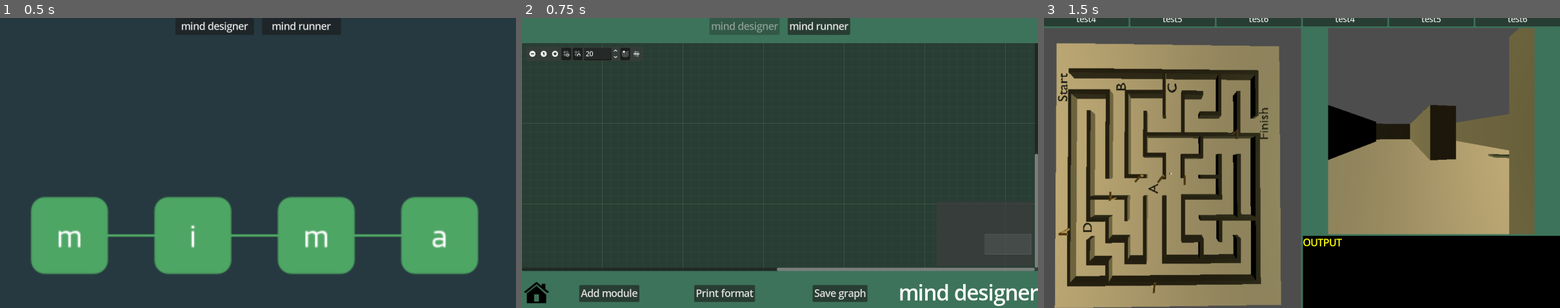
Above: before the commit, frames 1-3 (left to right).
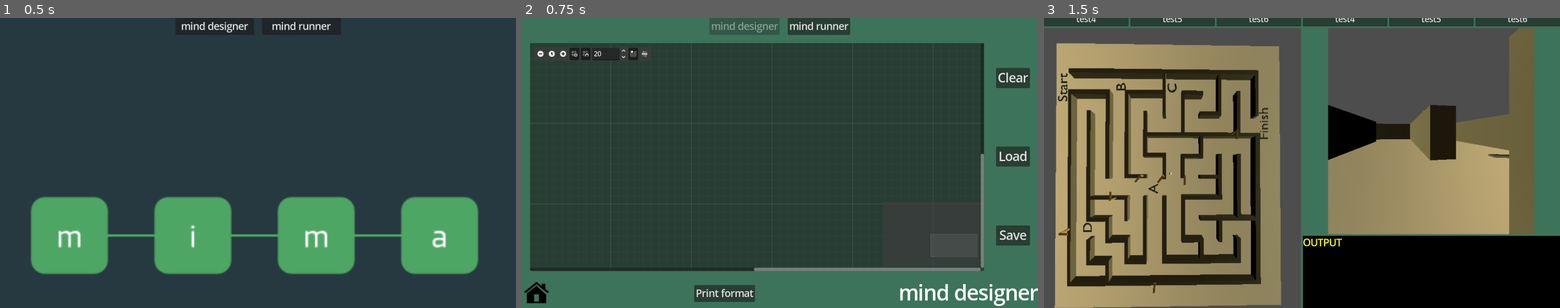
Above: after the commit, the same moments.

Repository: mimavox/mimaclient
Game: Godot game, scene res://screens/main.tscn
Same seed, same stepped clock (60 frames per second), same inputs: the game is played once before the commit and once after it.
Inputs:
- Up to frame 1 (0.5 s): no input
- Up to frame 2 (0.75 s): click "mind designer" at 0.5 s
- Up to frame 3 (1.5 s): click "mind runner" at 1.25 s

Frame 1 is identical in both runs. In frame 2, 11% of the frame differs, in the area x 0-100%, y 8-98%; in frame 3, nothing differs.

Commit message:
new layout

Diff:
--- a/screens/designer/designer.gd
+++ b/screens/designer/designer.gd
@@ -27,8 +27,32 @@
 	return graph_nodes
 
 
-func _on_new_btn_pressed() -> void:
 
+
+
+func _on_print_btn_pressed() -> void:
+	# List:
+	var nodes = get_all_graph_nodes()
+	print(JSON.stringify(nodes))
+	print(globals.graphedit_to_networkx("graph"))
+	print(globals.networkx_to_graphedit("net"))
+
+	var edges = graph.get_connection_list()
+	print(JSON.stringify(edges))
+
+
+func _on_btn_clear_pressed() -> void:
+	pass # Replace with function body.
+
+
+func _on_btn_load_pressed() -> void:
+	pass # Replace with function body.
+
+
+func _on_btn_save_pressed() -> void:
+	pass # Replace with function body.
+
+func _on_btn_add_pressed() -> void:
 	var popup = $Background/VBoxContainer/footer/PopupWindow
 	popup.open_popup()
 
@@ -64,15 +88,3 @@
 	gnode.set_slot_enabled_right(0, true)
 
 	graph.add_child(gnode)
-
-
-
-func _on_print_btn_pressed() -> void:
-	# List:
-	var nodes = get_all_graph_nodes()
-	print(JSON.stringify(nodes))
-	print(globals.graphedit_to_networkx("graph"))
-	print(globals.networkx_to_graphedit("net"))
-
-	var edges = graph.get_connection_list()
-	print(JSON.stringify(edges))
--- a/screens/designer/designer.tscn
+++ b/screens/designer/designer.tscn
@@ -31,20 +31,20 @@
 grow_vertical = 2
 theme_override_constants/separation = 20
 
-[node name="navigation" type="HBoxContainer" parent="Background/VBoxContainer"]
+[node name="Navigation" type="HBoxContainer" parent="Background/VBoxContainer"]
 layout_mode = 2
 size_flags_horizontal = 4
 size_flags_vertical = 4
 theme_override_constants/separation = 20
 
-[node name="btnDesigner" type="Button" parent="Background/VBoxContainer/navigation"]
+[node name="btnDesigner" type="Button" parent="Background/VBoxContainer/Navigation"]
 layout_mode = 2
 size_flags_horizontal = 3
 theme_override_font_sizes/font_size = 24
 disabled = true
 text = "mind designer"
 
-[node name="btnRunner" type="Button" parent="Background/VBoxContainer/navigation"]
+[node name="btnRunner" type="Button" parent="Background/VBoxContainer/Navigation"]
 layout_mode = 2
 size_flags_horizontal = 3
 theme_override_font_sizes/font_size = 24
@@ -53,10 +53,42 @@
 [node name="content" type="MarginContainer" parent="Background/VBoxContainer"]
 layout_mode = 2
 size_flags_vertical = 3
-
-[node name="GraphEdit" type="GraphEdit" parent="Background/VBoxContainer/content"]
+theme_override_constants/margin_left = 20
+theme_override_constants/margin_right = 20
+
+[node name="columns" type="HBoxContainer" parent="Background/VBoxContainer/content"]
+layout_mode = 2
+theme_override_constants/separation = 30
+
+[node name="GraphEdit" type="GraphEdit" parent="Background/VBoxContainer/content/columns"]
 unique_name_in_owner = true
 layout_mode = 2
+size_flags_horizontal = 3
+scroll_offset = Vector2(-8, 0)
+
+[node name="Buttons" type="VBoxContainer" parent="Background/VBoxContainer/content/columns"]
+layout_mode = 2
+size_flags_horizontal = 0
+theme_override_constants/separation = 20
+
+[node name="btnClear" type="Button" parent="Background/VBoxContainer/content/columns/Buttons"]
+layout_mode = 2
+size_flags_vertical = 6
+theme_override_font_sizes/font_size = 30
+text = "Clear"
+
+[node name="btnLoad" type="Button" parent="Background/VBoxContainer/content/columns/Buttons"]
+layout_mode = 2
+size_flags_vertical = 6
+theme_override_font_sizes/font_size = 30
+text = "Load
+"
+
+[node name="btnSave" type="Button" parent="Background/VBoxContainer/content/columns/Buttons"]
+layout_mode = 2
+size_flags_vertical = 6
+theme_override_font_sizes/font_size = 30
+text = "Save"
 
 [node name="footer" type="HBoxContainer" parent="Background/VBoxContainer"]
 layout_mode = 2
@@ -70,26 +102,12 @@
 icon = ExtResource("2_am42k")
 flat = true
 
-[node name="newBtn" type="Button" parent="Background/VBoxContainer/footer"]
+[node name="printBtn" type="Button" parent="Background/VBoxContainer/footer"]
 layout_mode = 2
 size_flags_horizontal = 6
 size_flags_vertical = 4
 theme_override_font_sizes/font_size = 24
-text = "Add module"
-
-[node name="printBtn" type="Button" parent="Background/VBoxContainer/footer"]
-layout_mode = 2
-size_flags_horizontal = 6
-size_flags_vertical = 4
-theme_override_font_sizes/font_size = 24
 text = "Print format"
-
-[node name="btnSave" type="Button" parent="Background/VBoxContainer/footer"]
-layout_mode = 2
-size_flags_horizontal = 6
-size_flags_vertical = 4
-theme_override_font_sizes/font_size = 24
-text = "Save graph"
 
 [node name="Label" type="Label" parent="Background/VBoxContainer/footer"]
 layout_mode = 2
@@ -165,10 +183,22 @@
 theme_override_font_sizes/font_size = 24
 text = "OK"
 
-[connection signal="pressed" from="Background/VBoxContainer/navigation/btnRunner" to="." method="_on_btn_runner_pressed"]
-[connection signal="connection_request" from="Background/VBoxContainer/content/GraphEdit" to="." method="_on_graph_connection_request"]
-[connection signal="disconnection_request" from="Background/VBoxContainer/content/GraphEdit" to="." method="_on_graph_disconnection_request"]
+[node name="btnAdd" type="Button" parent="Background"]
+layout_mode = 0
+offset_left = 2312.0
+offset_top = 96.0
+offset_right = 2398.0
+offset_bottom = 188.0
+theme_override_font_sizes/font_size = 50
+text = "+"
+
+[connection signal="pressed" from="Background/VBoxContainer/Navigation/btnRunner" to="." method="_on_btn_runner_pressed"]
+[connection signal="connection_request" from="Background/VBoxContainer/content/columns/GraphEdit" to="." method="_on_graph_connection_request"]
+[connection signal="disconnection_request" from="Background/VBoxContainer/content/columns/GraphEdit" to="." method="_on_graph_disconnection_request"]
+[connection signal="pressed" from="Background/VBoxContainer/content/columns/Buttons/btnClear" to="." method="_on_btn_clear_pressed"]
+[connection signal="pressed" from="Background/VBoxContainer/content/columns/Buttons/btnLoad" to="." method="_on_btn_load_pressed"]
+[connection signal="pressed" from="Background/VBoxContainer/content/columns/Buttons/btnSave" to="." method="_on_btn_save_pressed"]
 [connection signal="pressed" from="Background/VBoxContainer/footer/btnHome" to="." method="_on_btn_home_pressed"]
-[connection signal="pressed" from="Background/VBoxContainer/footer/newBtn" to="." method="_on_new_btn_pressed"]
 [connection signal="pressed" from="Background/VBoxContainer/footer/printBtn" to="." method="_on_print_btn_pressed"]
 [connection signal="pressed" from="Background/VBoxContainer/footer/PopupWindow/VBoxContainer/HBoxContainer/btnOk" to="Background/VBoxContainer/footer/PopupWindow" method="_on_btn_ok_pressed"]
+[connection signal="pressed" from="Background/btnAdd" to="." method="_on_btn_add_pressed"]
